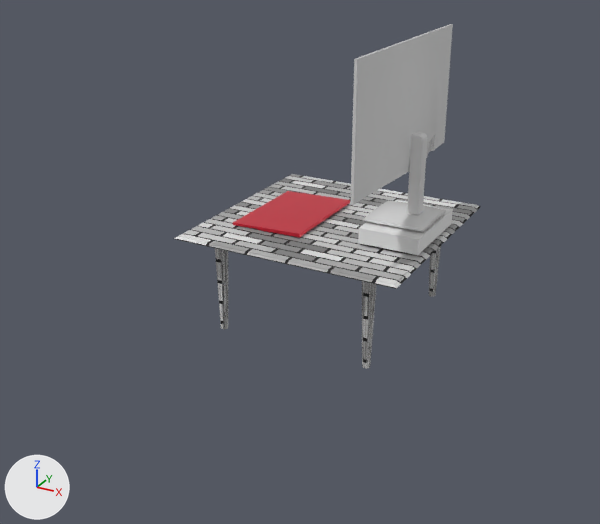
The Blender file static/pc.blend: old version first, new version second.
Before and after are seen from a 50 mm camera at (15.1, -38.6, 16.8) aimed at (-7.5, 2.5, -3.7). Arrows for +X, +Y and +Z are at lower left; the lights stay in place.

In view in the first picture: 'Plane', 'base', 'bottombox', 'legs', 'screen', 'spine', 'tabletop'.
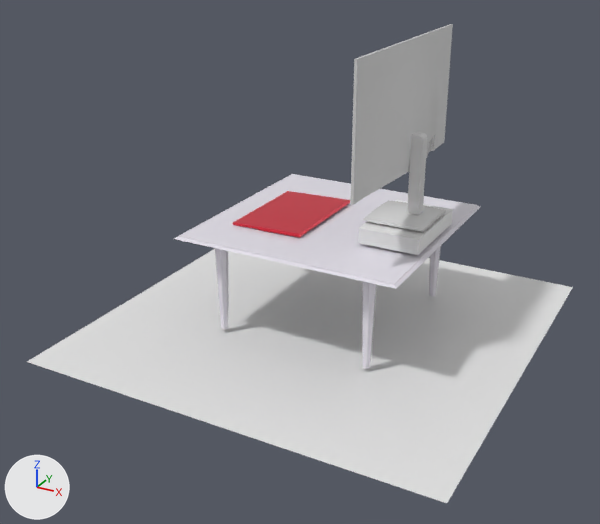
Pixel boxes [x1, y1, x2, y2] of what changed, in the pictures (600 x 524 px):
'ground', added
    after: [27, 249, 573, 503]
'tabletop', surface changed (grey to white)
    both: [174, 174, 481, 289]
'legs', surface changed
    both: [215, 246, 441, 369]

Edits to the bpy script that builds the scene:
```text
Change mat_material:
    where n0 = _N.new('ShaderNodeBsdfPrincipled'); n0.name = 'Principled BSDF'
    add n0.inputs[0].default_value = (0.805, 0.776, 0.852, 1.0)  # 'Base Color', white #e8e4ee
    n0.inputs[2].default_value: 0.701 -> 0.178  # 'Roughness'
    remove n2 = _N.new('ShaderNodeTexBrick'); n2.name = 'Brick Texture'
    remove _L.new(n2.outputs[0], n0.inputs[0])  # 'Color' to 'Base Color'
Add mat_material_004:
    mat_material_004 = principled_material('Material.004')
    mat_material_004.base_color = (0.8, 0.8, 0.8)  # white #e7e7e7
    mat_material_004.roughness = 0.294
Add me_plane_004:
    me_plane_004.from_pydata([(-1.0, -1.0, 0.0), (1.0, -1.0, 0.0), (-1.0, 1.0, 0.0), (1.0, 1.0, 0.0)], [], [(0, 1, 3, 2)])
    me_plane_004.materials.append(mat_material_004)  # white #e7e7e7
Add ob_ground:
    ob_ground = bpy.data.objects.new('ground', me_plane_004)
    ob_ground.location = (-4.22, -0.59, -5.56)
    ob_ground.scale = (11.6, 11.6, 11.6)
```
